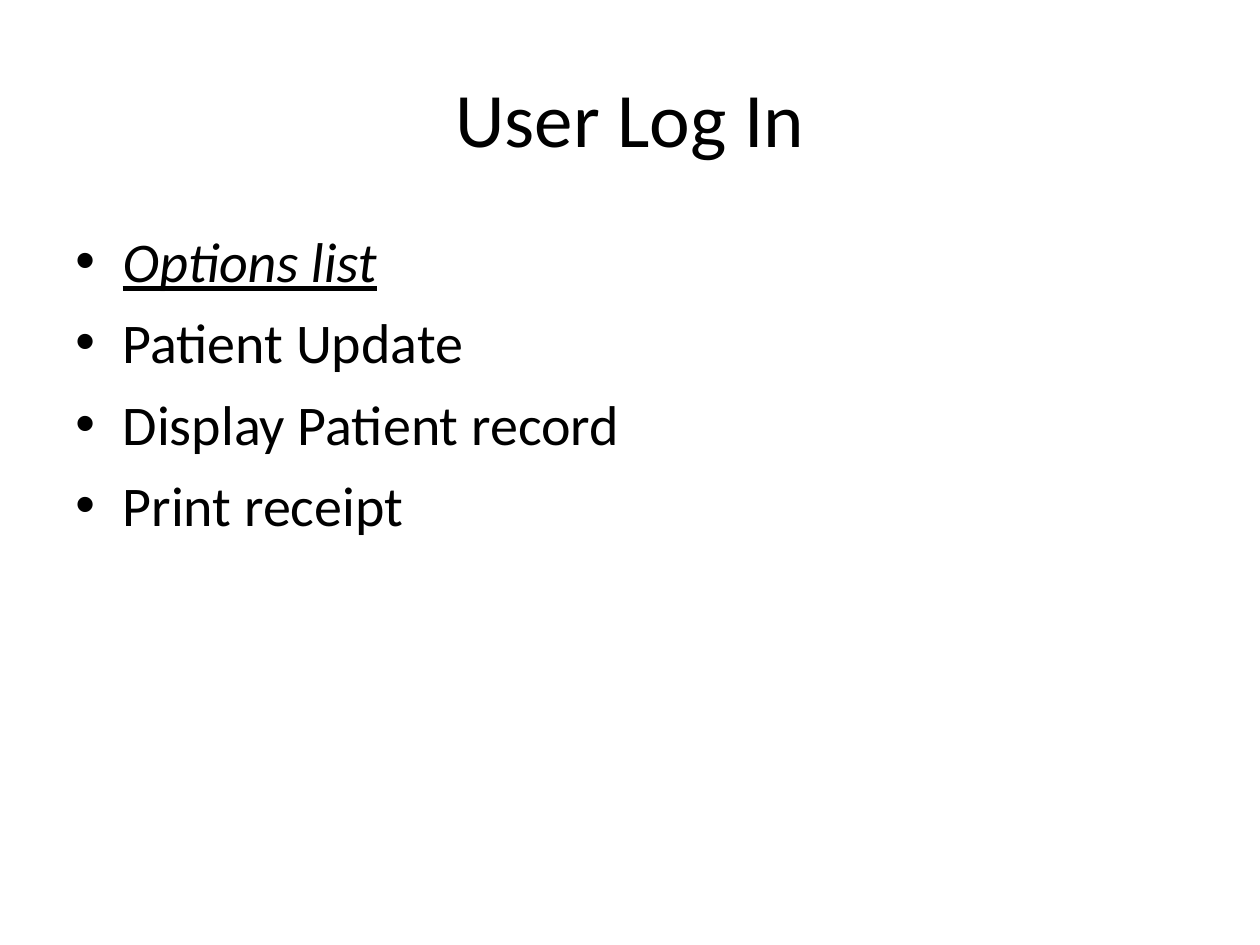
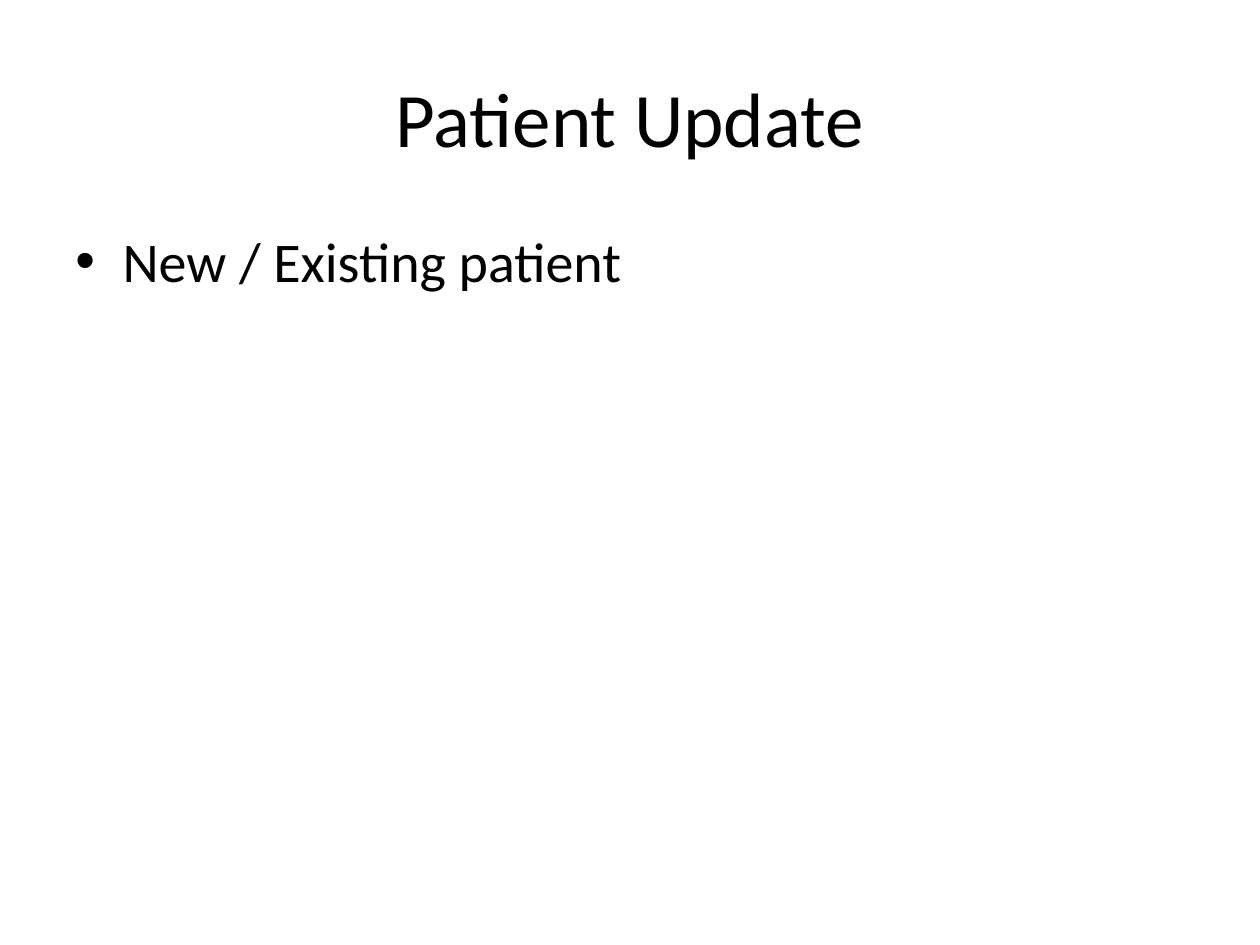
Before and after one commit to jayrulez/mydencen, a slide deck: slide 4 of Docs/project Layout.ppt (slide 7 before the commit). Drawn at 1260x945 pixels with LibreOffice and Linux fonts; fonts in the diff are those of the drawing. Boxes give left, top, right and bottom in pixels: in the first picture for what was removed or moved away, otherwise in the second. Text is boxed around its words. In the diff, an @@ line names an element or a change of style, - is before the commit and + after.

```diff
--- a/Docs/project Layout.ppt
+++ b/Docs/project Layout.ppt
@@ title at (396,93,864,160): text changed @@
-User Log In
+Patient Update
@@ text at (123,243,621,292): text changed @@
-• Options list
-• Patient Update
-• Display Patient record
-• Print receipt
+• New / Existing patient
```
Also in this commit, not shown: 5 other slides changed, 14 slides added, 14 slides removed.
